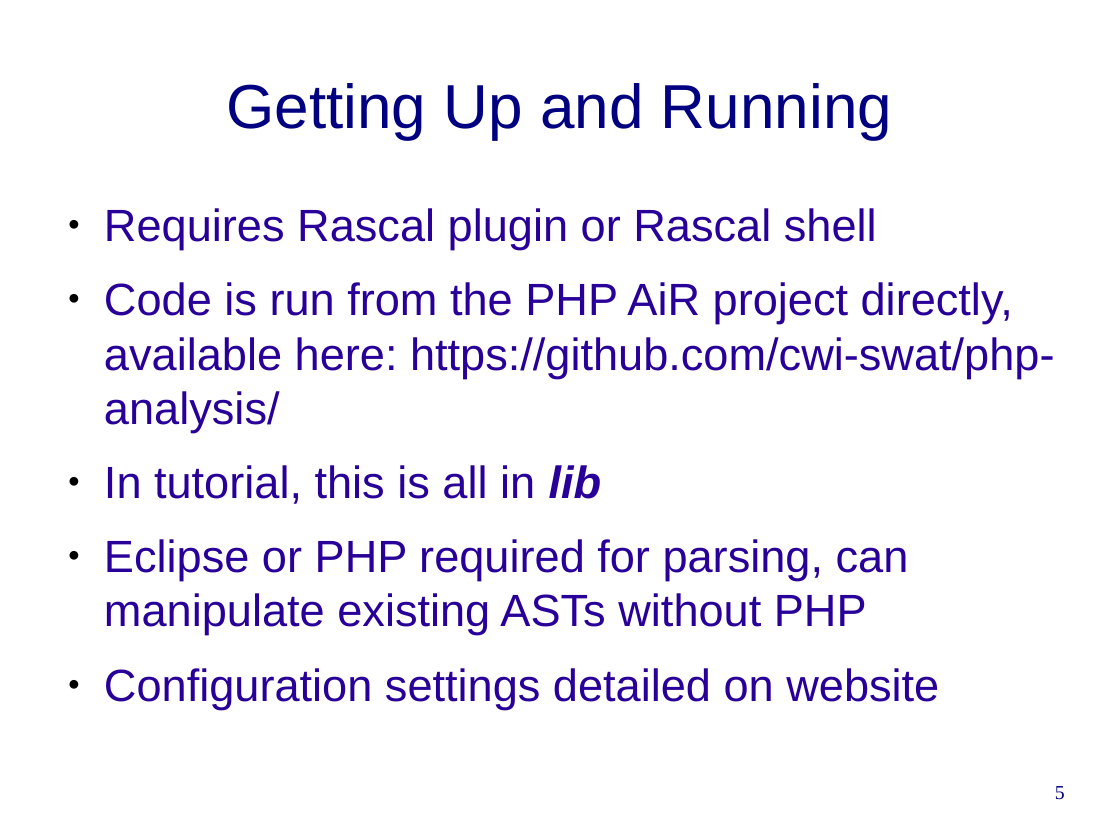
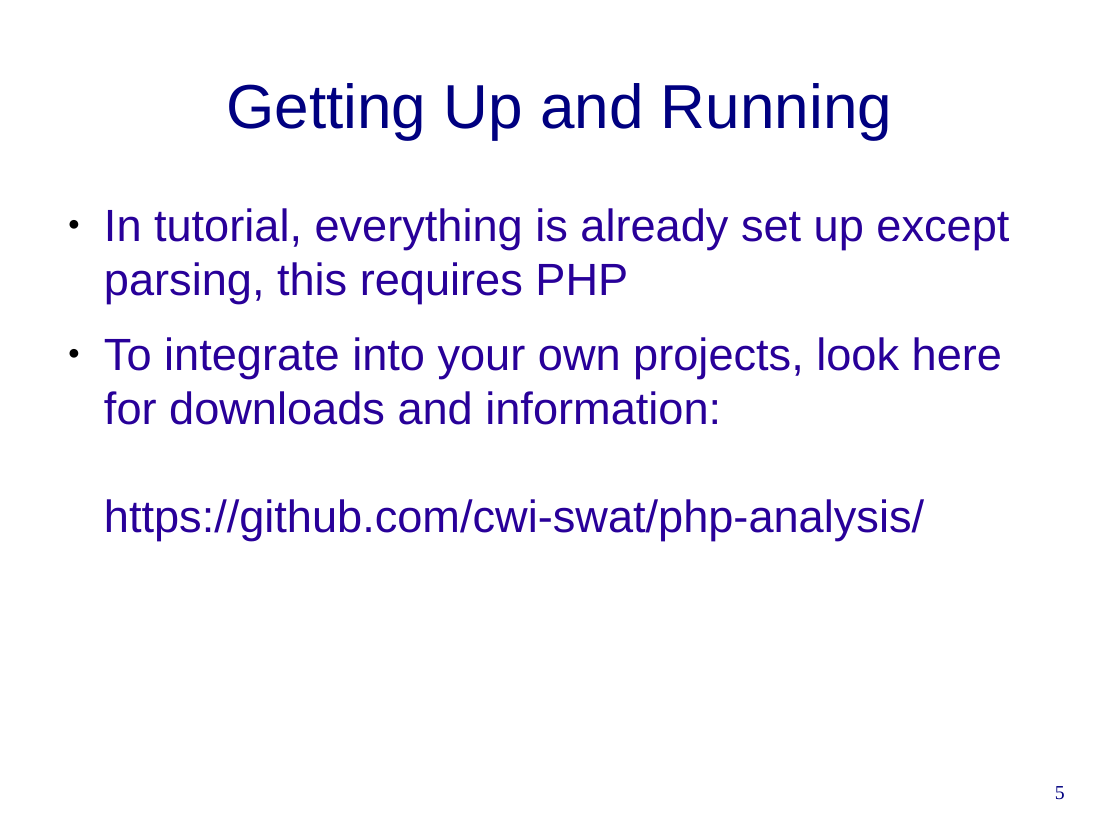
Before and after one commit to cwi-swat/rascal-course-pldi-2015, a slide deck: slide 5 of presentations/PHP-analysis.odp. Drawn at 1120x840 pixels with LibreOffice and Linux fonts; fonts in the diff are those of the drawing; background and template pictures are left out. Boxes give left, top, right and bottom in pixels: in the first picture for what was removed or moved away, otherwise in the second. Text is boxed around its words. In the diff, an @@ line names an element or a change of style, - is before the commit and + after.

```diff
--- a/presentations/PHP-analysis.odp
+++ b/presentations/PHP-analysis.odp
@@ text at [104,208,1009,541]: text changed @@
-● Requires Rascal plugin or Rascal shell
-● Code is run from the PHP AiR project directly, available here: https://github.com/cwi-swat/php-analysis/
-● In tutorial, this is all in lib
-● Eclipse or PHP required for parsing, can manipulate existing ASTs without PHP
-● Configuration settings detailed on website
+● In tutorial, everything is already set up except parsing, this requires PHP
+● To integrate into your own projects, look here for downloads and information:
+  https://github.com/cwi-swat/php-analysis/
```
Also in this commit, not shown: 9 other slides changed, 2 slides added, 6 slides removed, 2 other files.
